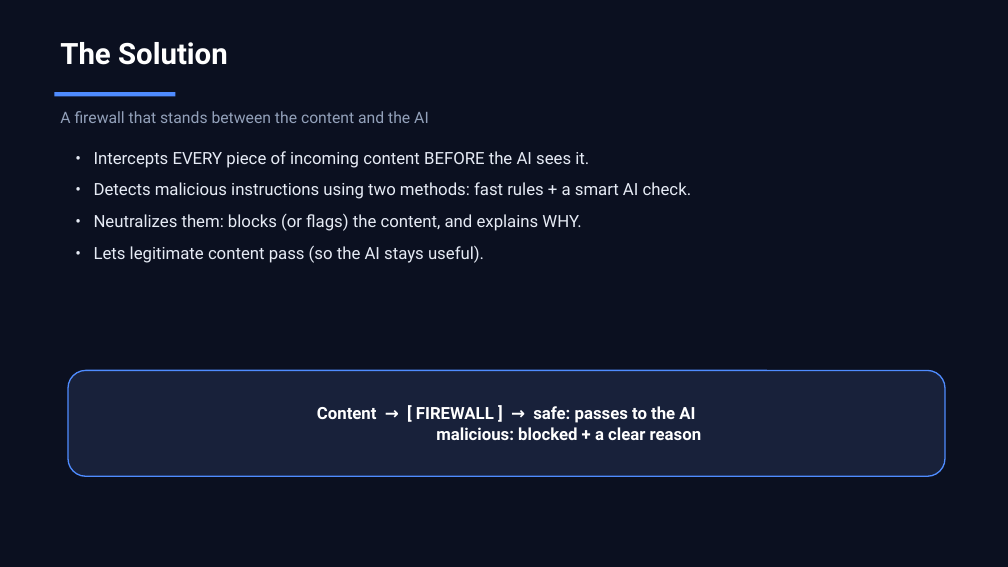
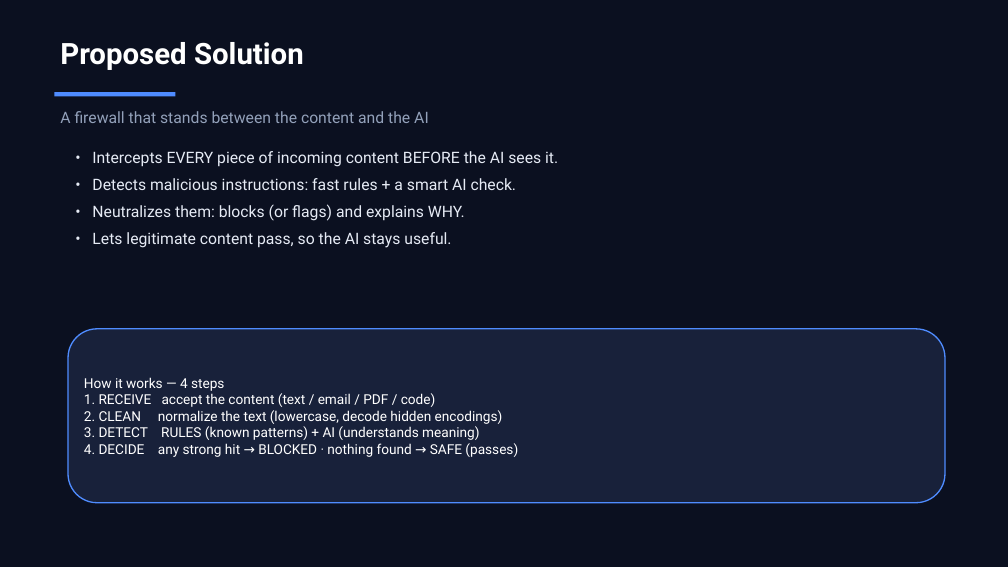
Before and after one commit to Bhavin0206/prompt-injection-firewall, a slide deck: slide 4 of docs/pitch_deck.pptx (slide 3 before the commit). Drawn at 1008x567 pixels with LibreOffice and Linux fonts; fonts in the diff are those of the drawing. Boxes give left, top, right and bottom in pixels: in the first picture for what was removed or moved away, otherwise in the second. Text is boxed around its words. In the diff, an @@ line names an element or a change of style, - is before the commit and + after.

```diff
--- a/docs/pitch_deck.pptx
+++ b/docs/pitch_deck.pptx
@@ text at (60,42,304,70): text changed @@
-The Solution
+Proposed Solution
@@ text at (92,178,517,248): text changed; size 16 to 15 pt @@
-• Detects malicious instructions using two methods: fast rules + a smart AI check.
-• Neutralizes them: blocks (or flags) the content, and explains WHY.
-• Lets legitimate content pass (so the AI stays useful).
+• Detects malicious instructions: fast rules + a smart AI check.
+• Neutralizes them: blocks (or flags) and explains WHY.
+• Lets legitimate content pass, so the AI stays useful.
@@ text at (92,151,558,167): size 16 to 15 pt in "• Intercepts EVERY piece of incoming content ..."; less space between paragraphs @@
@@ rounded rectangle "How it works — 4 ...": place and size @@
-rounded rectangle "How it works — 4 ..." at (68,371,945,476)
+rounded rectangle "How it works — 4 ..." at (68,329,945,503)
@@ text in rounded rectangle at (84,377,518,457): text changed; size 16 to 13 pt; bold off @@
-Content → [ FIREWALL ] → safe: passes to the AI
-malicious: blocked + a clear reason
+How it works — 4 steps
+1. RECEIVE accept the content (text / email / PDF / code)
+2. CLEAN normalize the text (lowercase, decode hidden encodings)
+3. DETECT RULES (known patterns) + AI (understands meaning)
+4. DECIDE any strong hit → BLOCKED · nothing found → SAFE (passes)
```
Also in this commit, not shown: 6 other slides changed, 2 slides added, 4 slides removed, 1 other file.
